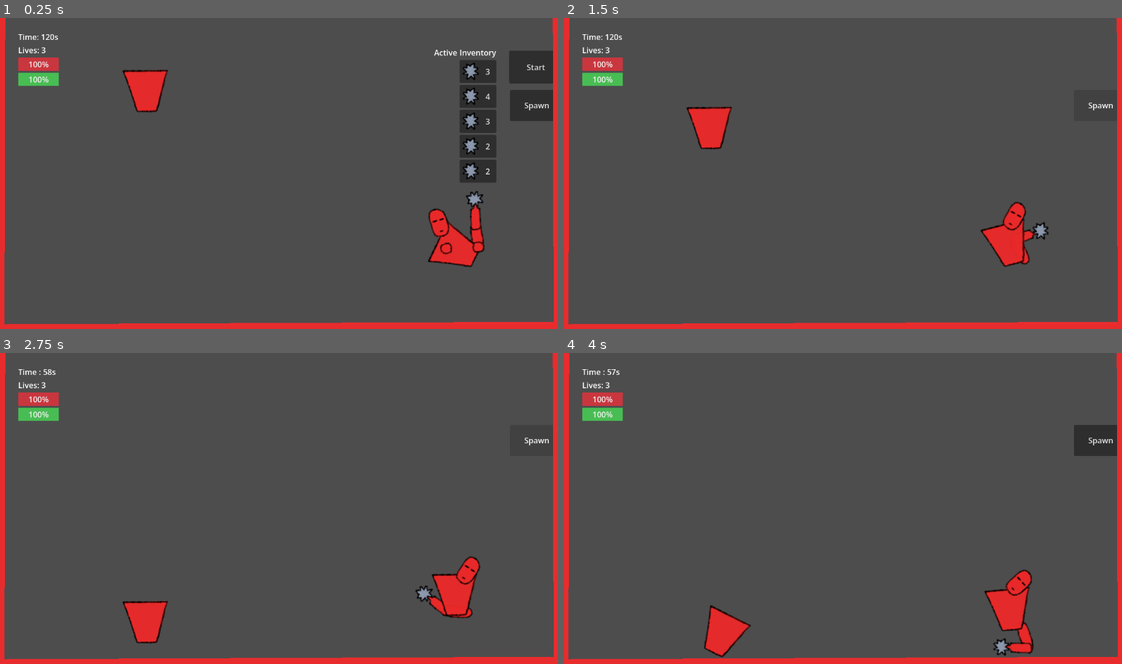
Above: before the commit, frames 1-4 (two rows, left to right).
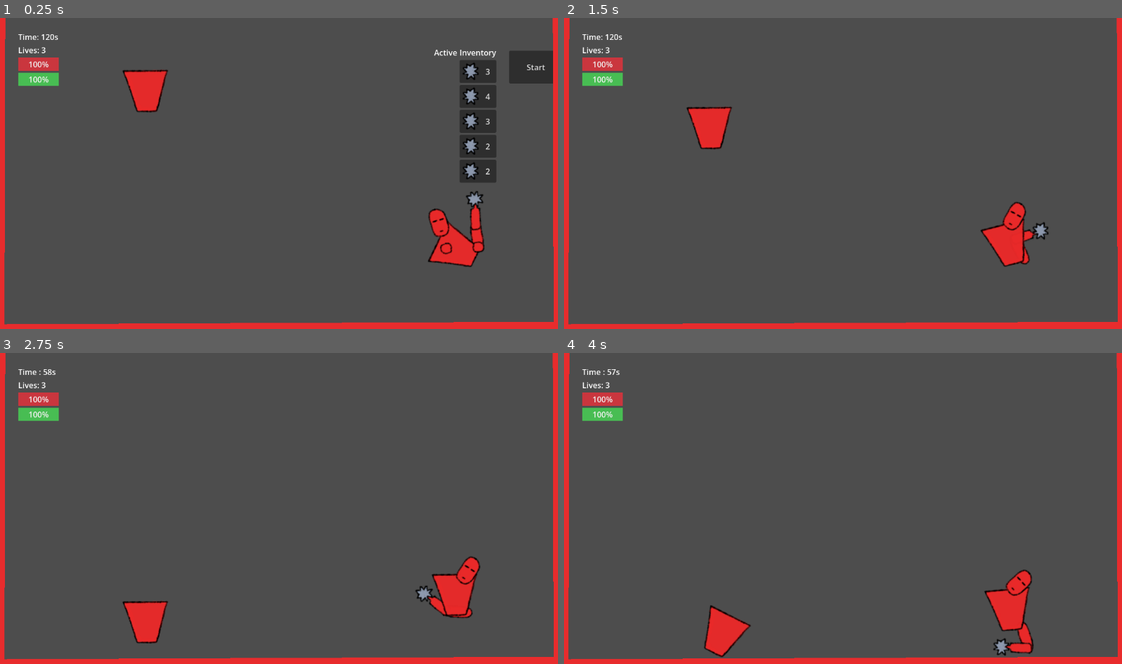
Above: after the commit, the same moments.

Repository: Lievven/StrugglingSupers
Game: Godot game, scene res://scenes/hero_builder.tscn
Two runs of this game, one before a commit and one after it. Both use one fixed random seed, a clock stepped at 60 frames per second and the inputs below.
Inputs (mouse positions are in pixels of both pictures, inside the frame that each line leads up to):
- Up to frame 1 (0.25 s): no input
- Up to frame 2 (1.5 s): click "Start" at 0.5 s; click (1099, 105) at 1.25 s, where only the run before the commit has a clickable "Spawn"
- Up to frame 3 (2.75 s): click (535, 440) at 2 s, where only the run before the commit has a clickable "Spawn"
- Up to frame 4 (4 s): click (1099, 440) at 2.75 s, where only the run before the commit has a clickable "Spawn"; drag from (1010, 583) to (898, 443) at 3.52 s

The runs differ from the first frame. In frame 1, 0.8% of the frame differs, in the area x 91-100%, y 23-34%; in frame 2, less than 0.1%; in frame 3, less than 0.1%; in frame 4, 0.8%.

Commit message:
fixed enemies not resetting and infinite win bugs

Diff:
--- a/scenes/main_ui.tscn
+++ b/scenes/main_ui.tscn
@@ -44,6 +44,7 @@
 text = "Start"
 
 [node name="AddLimbButton" type="Button" parent="." unique_id=1950210347]
+visible = false
 layout_mode = 1
 anchors_preset = 1
 anchor_left = 1.0
--- a/scripts/enemy_controller.gd
+++ b/scripts/enemy_controller.gd
@@ -12,6 +12,9 @@
 	reset_level(false)
 
 
+func reset_game():
+	enemy_index = 0
+
 func reset_level(won: bool):
 	if won:
 		enemy_index += 1
--- a/scripts/main_ui.gd
+++ b/scripts/main_ui.gd
@@ -112,6 +112,7 @@
 
 
 func reset_game():
+	enemy_controller.reset_game()
 	reset_level()
 	lives = default_lives
 	lives_label.text = "Lives: " + str(lives)
@@ -130,6 +131,8 @@
 
 
 func game_over(won: bool = false):
+	if not game_playing:
+		return
 	game_playing = false
 	if won:
 		spawn_game_outcome("You Win!")
